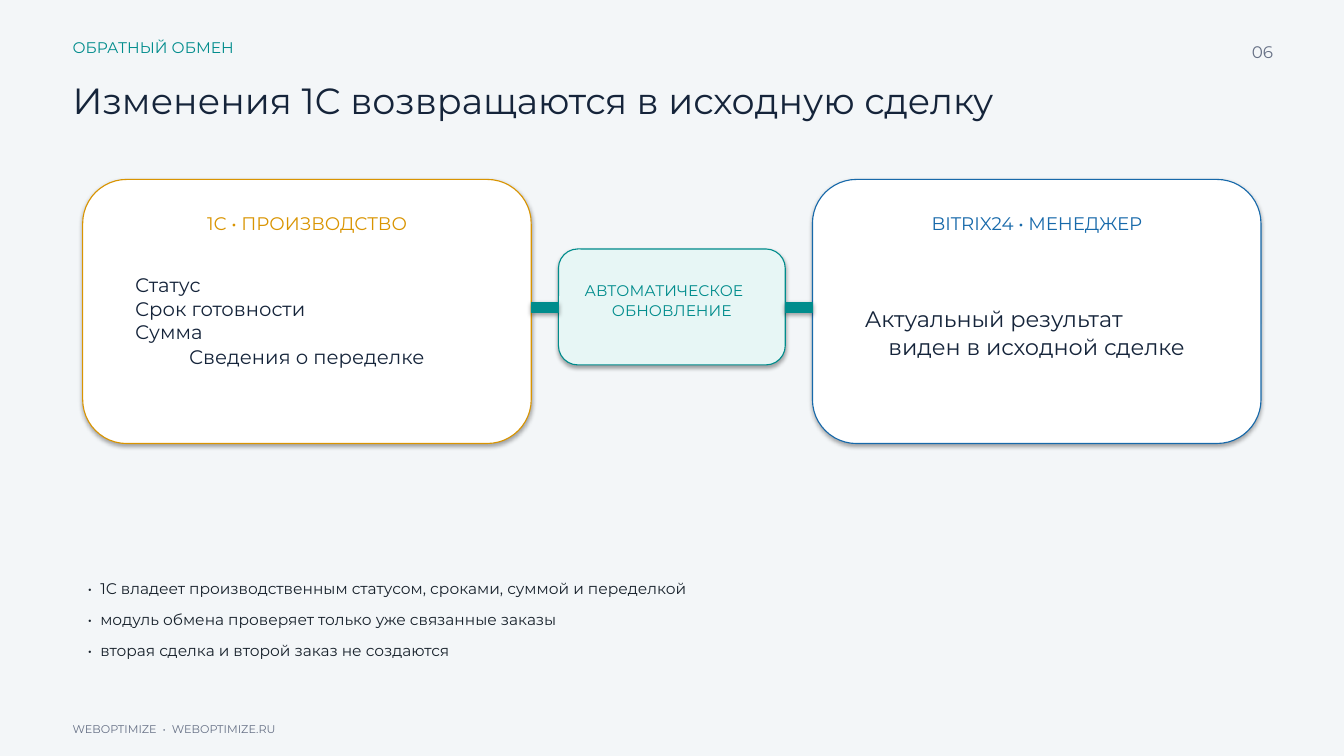
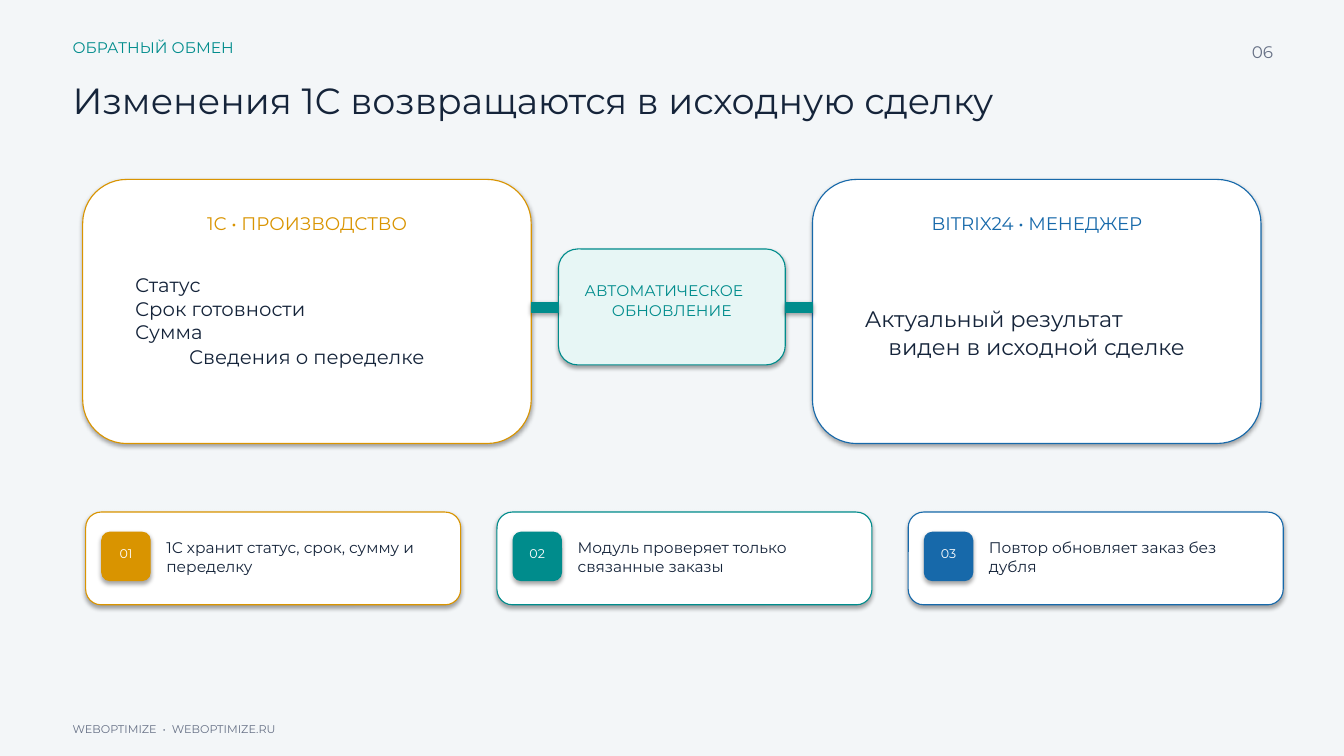
Before and after one commit to expertvizoff-cpu/ptz-steklo-case-files, a slide deck: slide 6 of downloads/ptz-steklo-weboptimize-case.pptx. Drawn at 1344x756 pixels with LibreOffice and Linux fonts; fonts in the diff are those of the drawing. Boxes give left, top, right and bottom in pixels: in the first picture for what was removed or moved away, otherwise in the second. Text is boxed around its words. In the diff, an @@ line names an element or a change of style, - is before the commit and + after.

```diff
--- a/downloads/ptz-steklo-weboptimize-case.pptx
+++ b/downloads/ptz-steklo-weboptimize-case.pptx
@@ rounded rectangle added at bbox=[86, 512, 461, 605], fill #FFFFFF, outline #D99400 0.8 pt @@
@@ rounded rectangle added at bbox=[102, 532, 150, 581], fill #D99400, outline #D99400 0.8 pt @@
@@ rounded rectangle added at bbox=[497, 512, 872, 605], fill #FFFFFF, outline #008C8C 0.8 pt @@
@@ rounded rectangle added at bbox=[513, 532, 562, 581], fill #008C8C, outline #008C8C 0.8 pt @@
@@ rounded rectangle added at bbox=[908, 512, 1284, 605], fill #FFFFFF, outline #1769AA 0.8 pt @@
@@ rounded rectangle added at bbox=[925, 532, 973, 581], fill #1769AA, outline #1769AA 0.8 pt @@
@@ text added at bbox=[120, 549, 133, 558], 9 pt, text #FFFFFF @@
+01
@@ text added at bbox=[166, 542, 414, 575], 11 pt, text #15243A @@
+1С хранит статус, срок, сумму и переделку
@@ text added at bbox=[529, 549, 545, 558], 9 pt, text #FFFFFF @@
+02
@@ text added at bbox=[578, 542, 787, 572], 11 pt, text #15243A @@
+Модуль проверяет только связанные заказы
@@ text added at bbox=[941, 549, 956, 558], 9 pt, text #FFFFFF @@
+03
@@ text added at bbox=[989, 541, 1217, 575], 11 pt, text #15243A @@
+Повтор обновляет заказ без дубля
@@ text removed at bbox=[100, 582, 686, 659] @@
-• 1С владеет производственным статусом, сроками, суммой и переделкой
-• модуль обмена проверяет только уже связанные заказы
-• вторая сделка и второй заказ не создаются
```
Also in this commit, not shown: 5 other slides changed, 1 other file.
